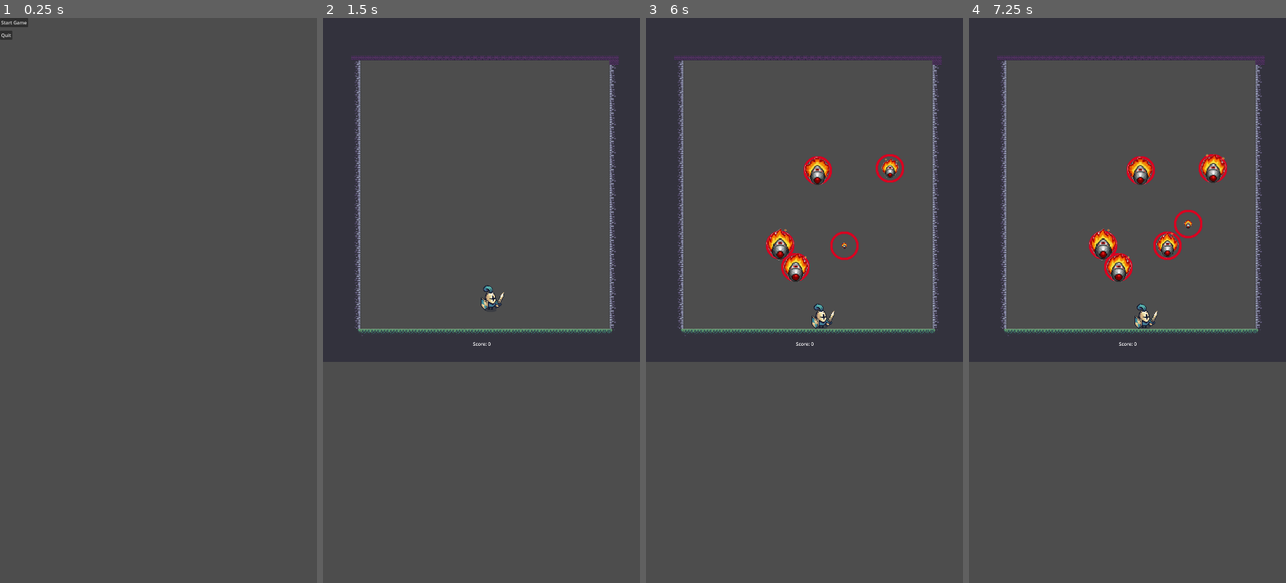
Above: before the commit, frames 1-4 (left to right).
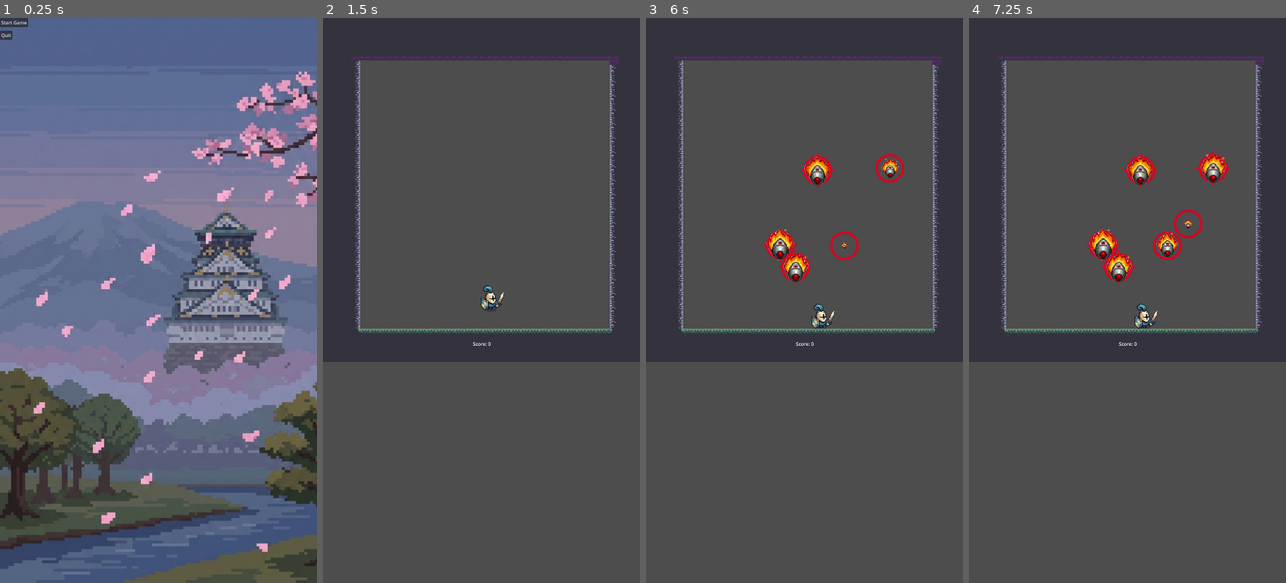
Above: after the commit, the same moments.

Repository: GuanxunChen/Mini-Game
Game: Godot game, scene res://scenes/main.tscn
Two runs of this game, one before a commit and one after it. Both use one fixed random seed, a clock stepped at 60 frames per second and the inputs below.
Inputs (mouse positions are in pixels of both pictures, inside the frame that each line leads up to):
- Up to frame 1 (0.25 s): no input
- Up to frame 2 (1.5 s): click "Start Game" at 0.5 s; move the mouse to (551, 272) at 1.27 s; click (551, 272) at 1.42 s
- Up to frame 3 (6 s): tap Enter at 2 s; drag from (741, 328) to (794, 266) at 2.02 s; move the mouse to (836, 176) at 2.77 s; click (836, 176) at 2.92 s; drag from (788, 413) to (779, 244) at 3.52 s; move the mouse to (899, 385) at 4.27 s; click (899, 385) at 4.42 s; drag from (709, 215) to (817, 170) at 5.02 s; move the mouse to (820, 300) at 5.77 s; click (820, 300) at 5.92 s
- Up to frame 4 (7.25 s): drag from (1079, 159) to (1064, 328) at 6.52 s

The runs differ from the first frame. In frame 1, 87% of the frame differs, in the area x 0-100%, y 0-100%; in frame 2, nothing differs; in frame 3, less than 0.1%; in frame 4, less than 0.1%.

Commit message:
basic apk

Diff:
--- a/project.godot
+++ b/project.godot
@@ -30,3 +30,4 @@
 
 renderer/rendering_method="gl_compatibility"
 renderer/rendering_method.mobile="gl_compatibility"
+textures/vram_compression/import_etc2_astc=true
--- a/scenes/main.tscn
+++ b/scenes/main.tscn
@@ -1,11 +1,16 @@
-[gd_scene load_steps=3 format=3 uid="uid://b2ixohbcflmm0"]
+[gd_scene load_steps=4 format=3 uid="uid://b2ixohbcflmm0"]
 
 [ext_resource type="Script" uid="uid://bhavw35ohnwov" path="res://scripts/main.gd" id="1_o5qli"]
 [ext_resource type="PackedScene" uid="uid://scrnpvyrf17w" path="res://scenes/game.tscn" id="2_0wfyh"]
+[ext_resource type="Texture2D" uid="uid://bnemm6xsy4ym3" path="res://assets/image/Gemini_Generated_Image_rhkwmprhkwmprhkw.png" id="3_sugp2"]
 
 [node name="Main" type="Node2D"]
 script = ExtResource("1_o5qli")
 game_scene = ExtResource("2_0wfyh")
+
+[node name="Background" type="Sprite2D" parent="."]
+texture = ExtResource("3_sugp2")
+centered = false
 
 [node name="Start" type="Button" parent="."]
 offset_right = 96.0
--- a/scenes/missile.tscn
+++ b/scenes/missile.tscn
@@ -25,11 +25,28 @@
 }
 
 [sub_resource type="Animation" id="Animation_2swxv"]
+resource_name = "Red_Circle_Enter_Active"
+length = 0.2
+step = 0.33333334
+tracks/0/type = "value"
+tracks/0/imported = false
+tracks/0/enabled = true
+tracks/0/path = NodePath("../RedCircle:frame")
+tracks/0/interp = 1
+tracks/0/loop_wrap = true
+tracks/0/keys = {
+"times": PackedFloat32Array(0, 0.1, 0.2),
+"transitions": PackedFloat32Array(1, 1, 1),
+"update": 1,
+"values": [0, 1, 2]
+}
+
+[sub_resource type="Animation" id="Animation_bd00w"]
 length = 0.001
 tracks/0/type = "value"
 tracks/0/imported = false
 tracks/0/enabled = true
-tracks/0/path = NodePath("Missile:frame")
+tracks/0/path = NodePath("../RedCircle:frame")
 tracks/0/interp = 1
 tracks/0/loop_wrap = true
 tracks/0/keys = {
@@ -42,7 +59,8 @@
 [sub_resource type="AnimationLibrary" id="AnimationLibrary_bd00w"]
 _data = {
 &"Missle_Flying": SubResource("Animation_35udt"),
-&"RESET": SubResource("Animation_2swxv")
+&"RESET": SubResource("Animation_bd00w"),
+&"Red_Circle_Enter_Active": SubResource("Animation_2swxv")
 }
 
 [node name="Area2D" type="Area2D"]
@@ -62,7 +80,13 @@
 [node name="CollisionShape2D" type="CollisionShape2D" parent="."]
 shape = SubResource("CircleShape2D_1ifrg")
 
-[node name="AnimationPlayer" type="AnimationPlayer" parent="."]
+[node name="Missile_Player" type="AnimationPlayer" parent="."]
 libraries = {
 &"": SubResource("AnimationLibrary_bd00w")
 }
+
+[node name="Red_Circle_Player" type="AnimationPlayer" parent="."]
+root_node = NodePath("../Missile_Player")
+libraries = {
+&"": SubResource("AnimationLibrary_bd00w")
+}
--- /dev/null
+++ b/scenes/score_board.tscn
@@ -0,0 +1,3 @@
+[gd_scene format=3 uid="uid://cvo548cxn6dtf"]
+
+[node name="ScoreBoard" type="Node2D"]
--- a/scripts/main.gd
+++ b/scripts/main.gd
@@ -1,5 +1,16 @@
 extends Node2D
 @export var game_scene: PackedScene
+
+func _ready():
+	var background = $Background
+	var tex_size = background.texture.get_size()
+	var viewport_size = get_viewport_rect().size
+
+	var scale_x = viewport_size.x / tex_size.x
+	var scale_y = viewport_size.y / tex_size.y
+
+	var scale = max(scale_x, scale_y)
+	background.scale = Vector2.ONE * scale
 
 func _on_start_pressed():
 	get_tree().change_scene_to_packed(game_scene)
--- a/scripts/missile.gd
+++ b/scripts/missile.gd
@@ -12,7 +12,9 @@
 @onready var missile_sprite := $Missile
 @onready var red_circle := $RedCircle
 @onready var collision_shape := $CollisionShape2D
-@onready var animation_player := $AnimationPlayer
+@onready var missile_player := $Missile_Player
+@onready var red_circle_player := $Red_Circle_Player
+
 func _ready():
 	if missile_sprite == null or red_circle == null:
 		push_error("Missile scene structure incorrect!")
@@ -24,7 +26,7 @@
 	monitoring = true
 	monitorable = true
 
-	animation_player.play("Missle_Flying")
+	missile_player.play("Missle_Flying")
 #	print("missle:")
 #	print((missile_sprite.texture.get_size().x * missile_sprite.scale.x) * 0.5)
 #	print(missile_sprite.texture.get_size().x)
@@ -82,6 +84,7 @@
 
 func enter_active_state():
 	active = true
+	red_circle_player.play("Red_Circle_Enter_Active")
 	active_timer = 0.0
 	#print("Missile ACTIVE (can be destroyed)")
 
@@ -97,3 +100,4 @@
 func explode():
 	emit_signal("exploded", self)
 	queue_free()
+	#get_tree().change_scene_to_file("res://scenes/scoreboard.tscn")
Binary file added: assets/image/Gemini_Generated_Image_d2sd0md2sd0md2sd.png
Not shown, added: assets/image/Gemini_Generated_Image_d2sd0md2sd0md2sd.png.import
Binary file added: assets/image/Gemini_Generated_Image_rhkwmprhkwmprhkw.png
Not shown, added: assets/image/Gemini_Generated_Image_rhkwmprhkwmprhkw.png.import
Not shown, added: export_presets.cfg
Not shown: 1 places in scenes/missile.tscn that only renumber resources
Not shown, added: samurai_bounce.apk
